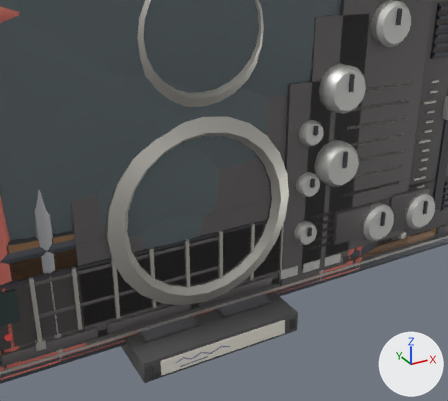
The glTF model assets/models/tvs.glb: old version first, new version second.
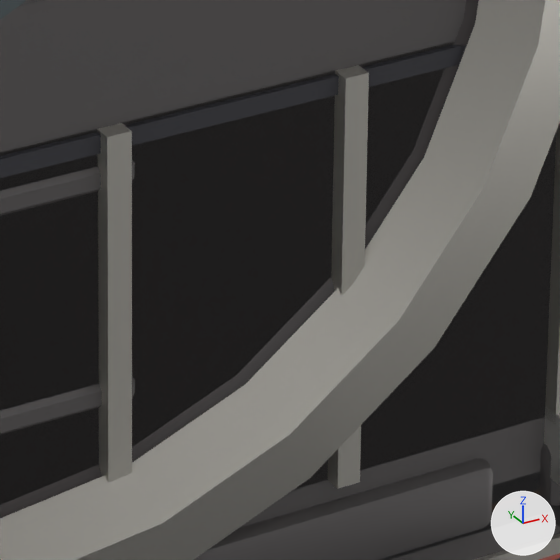
Each version is shown from a 50 mm camera at (-0.2638, -0.5272, 0.4074) aimed at (0.0445, 0.0335, 0.127), then close up on the part from 46% to 63% of the width and 53% to 72% of the height. Every picture has the same lights, and +X, +Y and +Z are marked at lower right. The first two pictures are the older version. Where no turn or scale is listed for an object, it has been applied to the vertices.

The first close-up shows 'Deck', 'Speaker', 'TvConsole' and 5 more.
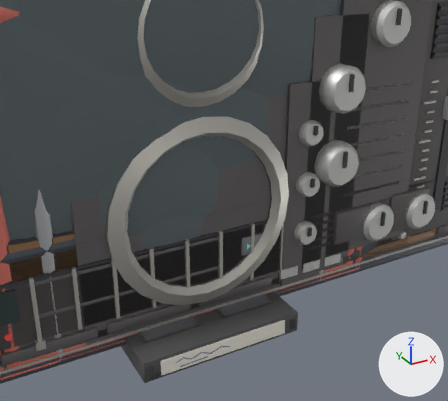
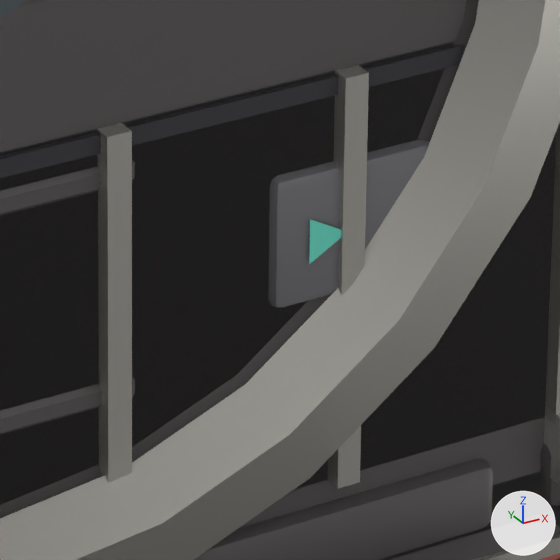
The change, as a diff of the scene's bpy script:
```diff
--- a/assets/models/tvs.glb.py
+++ b/assets/models/tvs.glb.py
@@ mat_btn @@
+mat_btn = principled_material('btn')
+mat_btn.base_color = (0.26, 0.26, 0.28)  # grey #8b8b90
+mat_btn.metallic = 0.3
+mat_btn.roughness = 0.45
@@ me_playbtn @@
+me_playbtn.from_pydata(...)  # 59 vertices, 109 faces; spans x -0.018..0.018, y -0.0046..0.006, z -0.011..0.011
+# faces by material slot: [108, 1]
+me_playbtn.materials.append(mat_btn)  # grey #8b8b90
+me_playbtn.materials.append(mat_vfd_on)  # cyan #7cf9e2
@@ ob_playbtn @@
+ob_playbtn = bpy.data.objects.new('PlayBtn', me_playbtn)
+ob_playbtn.location = (0.065, 0.0, 0.084)
```

Location of each change, (x1, y1, x2, y2) in pixels of the close-ups (560 x 560 px):
'PlayBtn', added: after (268, 140, 430, 307)
    faces in mat_btn (grey #8b8b90): (268, 140, 430, 307)
    faces in mat_vfd_on (cyan #7cf9e2): (309, 219, 341, 264)
